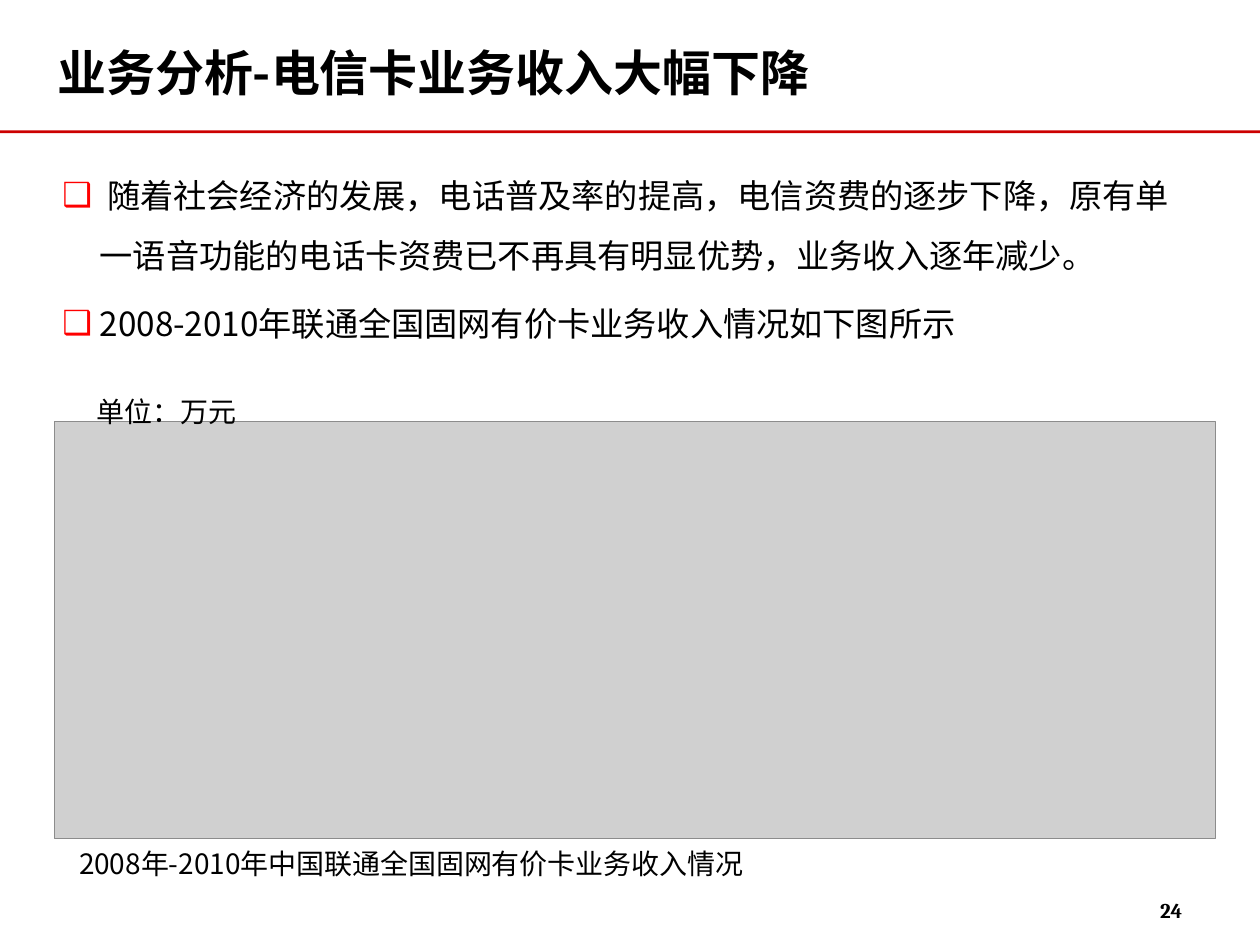
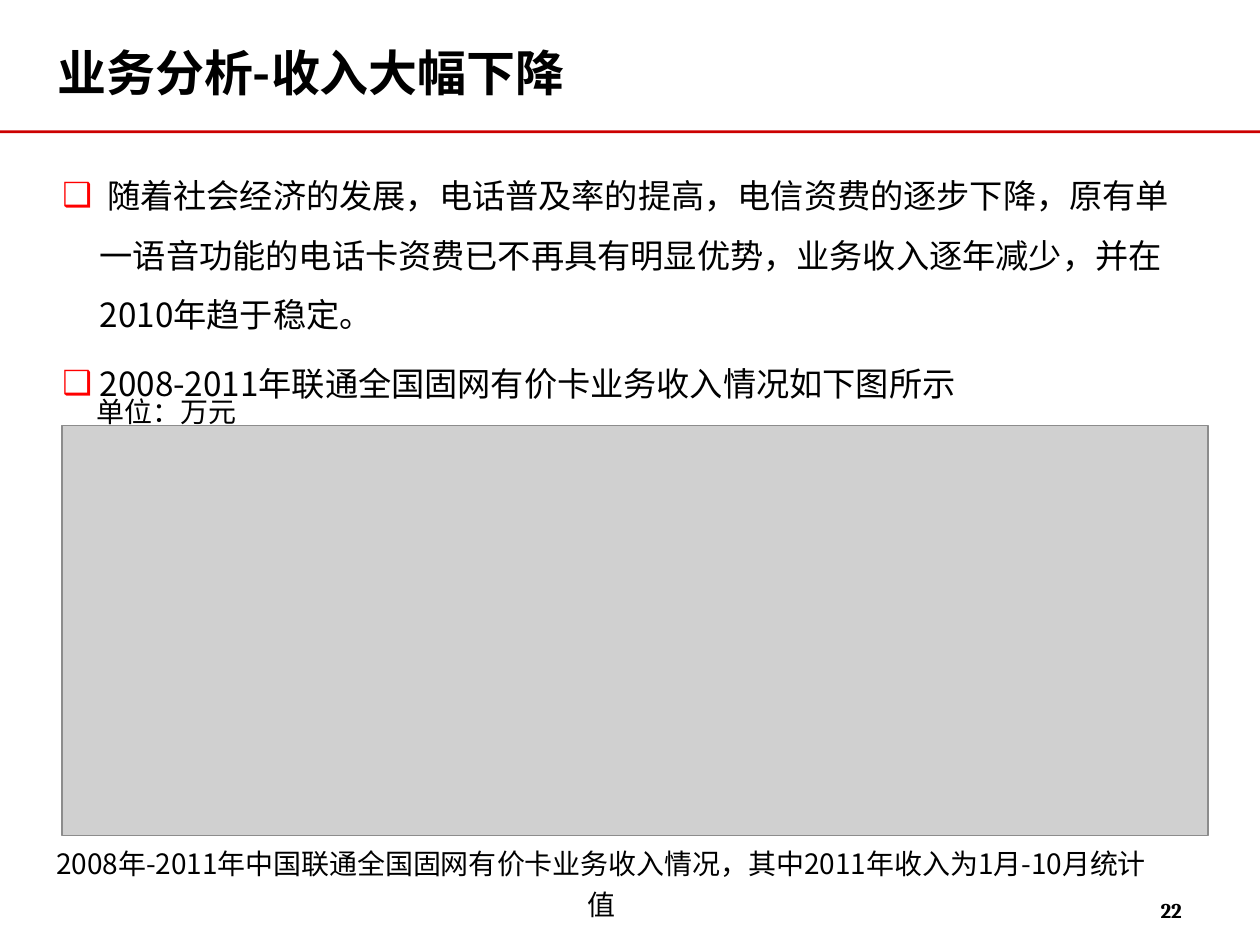
Before and after one commit to momo1101/unicardsrch, a slide deck: slide 22 of 软课题文本/软课题-中国联通电信卡业务及策略研究.ppt (slide 24 before the commit). Drawn at 1260x945 pixels with LibreOffice and Linux fonts; fonts in the diff are those of the drawing; grey boxes stand for pictures; background and template pictures are left out. Boxes give left, top, right and bottom in pixels: in the first picture for what was removed or moved away, otherwise in the second. Text is boxed around its words. In the diff, an @@ line names an element or a change of style, - is before the commit and + after.

```diff
--- a/软课题文本/软课题-中国联通电信卡业务及策略研究.ppt
+++ b/软课题文本/软课题-中国联通电信卡业务及策略研究.ppt
@@ title at (57, 49, 564, 96): text changed @@
-业务分析-电信卡业务收入大幅下降
+业务分析-收入大幅下降
@@ text at (100, 180, 1169, 405): text changed @@
-❑ 随着社会经济的发展，电话普及率的提高，电信资费的逐步下降，原有单一语音功能的电话卡资费已不再具有明显优势，业务收入逐年减少。
-❑ 2008-2010年联通全国固网有价卡业务收入情况如下图所示
+❑ 随着社会经济的发展，电话普及率的提高，电信资费的逐步下降，原有单一语音功能的电话卡资费已不再具有明显优势，业务收入逐年减少，并在2010年趋于稳定。
+❑ 2008-2011年联通全国固网有价卡业务收入情况如下图所示
@@ picture: place and size @@
-picture at (54, 422, 1215, 839)
+picture at (62, 426, 1208, 837)
@@ text added at (56, 850, 1146, 877), 16 pt, text #000000 @@
+2008年-2011年中国联通全国固网有价卡业务收入情况，其中2011年收入为1月-10月统计值
@@ text removed at (79, 850, 743, 877) @@
-2008年-2010年中国联通全国固网有价卡业务收入情况
@@ page number at (1161, 903, 1182, 918): text changed @@
-24
+22
```
Also in this commit, not shown: 6 other slides changed, 1 slide added, 4 slides removed.
